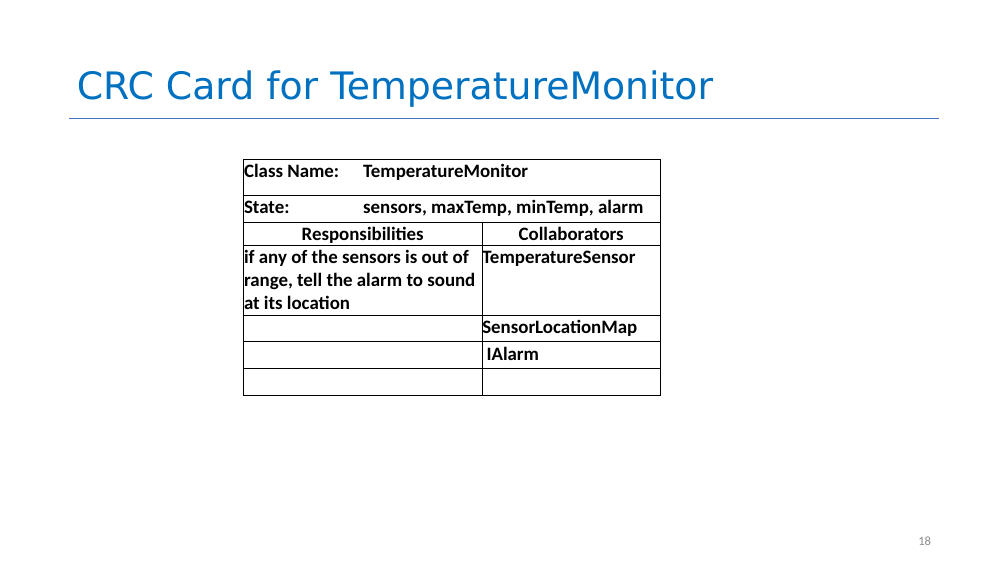
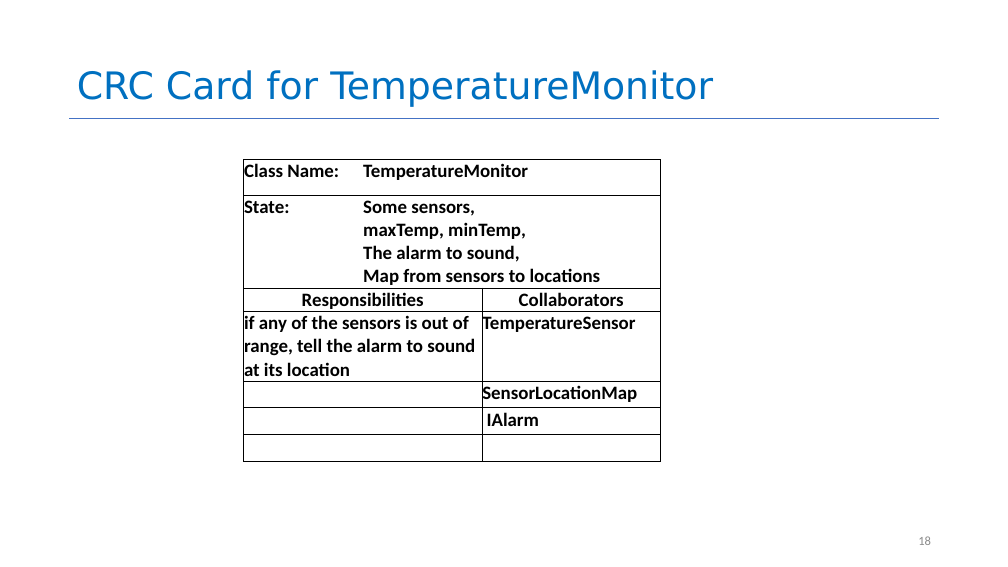
Before and after one commit to neu-se/CS4530-CS5500-Spring-2021, a slide deck: slide 18 of Slides/Lesson 2.1 Documenting Your Design.pptx. Drawn at 1008x567 pixels with LibreOffice and Linux fonts; fonts in the diff are those of the drawing. Boxes give left, top, right and bottom in pixels: in the first picture for what was removed or moved away, otherwise in the second. Text is boxed around its words. In the diff, an @@ line names an element or a change of style, - is before the commit and + after.

```diff
--- a/Slides/Lesson 2.1 Documenting Your Design.pptx
+++ b/Slides/Lesson 2.1 Documenting Your Design.pptx
@@ table at <box>243,160,661,458</box> @@
-row 2, column 2: sensors, maxTemp, minTemp, alarm
+row 2, column 2: Some sensors, / maxTemp, minTemp, / The alarm to sound, / Map from sensors to locations
```
Also in this commit, not shown: 3 other slides changed, 18 other files.
